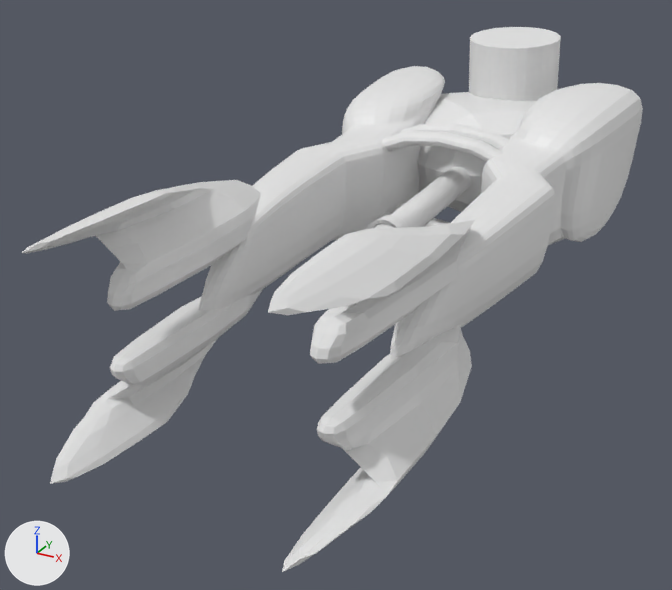
The FBX model Assets/Models/Sniper_Cannon.fbx, before and after one commit.
One viewpoint serves both versions: a camera (50 mm lens) standing at (3.15, -10.15, 2.95) and looking at (-0.56, -3.41, -0.43). Lighting does not change. The marker at lower left points along +X, +Y and +Z. Where no turn or scale is listed for an object, it has been applied to the vertices.
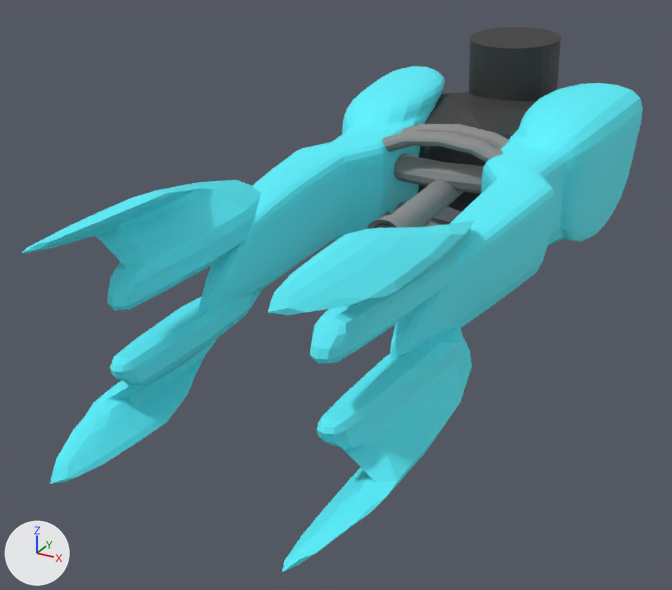
Patch to the scene script:
```diff
--- a/Assets/Models/Sniper_Cannon.fbx.py
+++ b/Assets/Models/Sniper_Cannon.fbx.py
@@ mat_decor @@
+mat_decor = principled_material('Decor')
+mat_decor.base_color = (0.267, 0.267, 0.267)  # grey #8d8d8d
+mat_decor.roughness = 0.69
@@ mat_armor @@
+mat_armor = principled_material('Armor')
+mat_armor.base_color = (0.0972, 0.888, 1.0)  # cyan #58f2ff
+mat_armor.roughness = 0.69
@@ mat_guts @@
+mat_guts = principled_material('Guts')
+mat_guts.base_color = (0.0374, 0.0374, 0.0374)  # black #363636
+mat_guts.roughness = 0.69
@@ me_torus_003 @@
 me_torus_003.from_pydata(...)  # 192 vertices, 192 faces; spans x -1.02..1.02, y -0.12..0.12, z -0.59..0.59
+me_torus_003.materials.append(mat_decor)  # grey #8d8d8d
@@ me_cylinder_007 @@
 me_cylinder_007.from_pydata(...)  # 192 vertices, 162 faces; spans x -0.19..0.19, y -1.63..1.64, z -0.27..0.23
 # used by ob_cylinder_007; location = (-0.16, -1.84, 0.22)
+# me_cylinder_007 part 1: 130 of the faces centred in x -0.17..0.17, y -1.63..1.63, z -0.25..0.15 switch from no material to mat_decor (grey #8d8d8d)
+# me_cylinder_007 part 2: all 32 faces centred in x -0.09..0.09, y -1.52..-1.51, z -0.18..0.0 switch from no material to mat_guts (black #363636)
@@ me_cylinder_008 @@
 me_cylinder_008.from_pydata(...)  # 64 vertices, 34 faces; spans x -0.41..0.56, y -0.69..0.42, z -0.75..0.75
+me_cylinder_008.materials.append(mat_guts)  # black #363636
@@ me_cube_004 @@
 me_cube_004.from_pydata(...)  # 1964 vertices, 1952 faces; spans x -2.12..0.84, y -1.65..4.82, z -0.38..1.51
+me_cube_004.materials.append(mat_armor)  # cyan #58f2ff
@@ me_torus_002 @@
 me_torus_002.from_pydata(...)  # 192 vertices, 192 faces; spans x -1.02..1.02, y -0.12..0.12, z -0.59..0.59
+me_torus_002.materials.append(mat_decor)  # grey #8d8d8d
@@ me_cube_002 @@
 me_cube_002.from_pydata(...)  # 66 vertices, 64 faces; spans x -1.3..1.3, y -1.16..1.29, z -0.58..0.56
+me_cube_002.materials.append(mat_guts)  # black #363636
@@ me_torus @@
+me_torus.from_pydata(...)  # 192 vertices, 192 faces; spans x -1.25..1.25, y -0.8..0.8, z -0.13..0.13
+me_torus.materials.append(mat_decor)  # grey #8d8d8d
@@ ob_torus @@
+ob_torus = bpy.data.objects.new('Torus', me_torus)
+ob_torus.location = (-0.19, -1.25, 0.35)
```

Where the change shows, as pixel boxes [x1, y1, x2, y2] in the pictures (672 x 590 px):
'Cube.001', recoloured (white to cyan): [22, 66, 643, 572] in both
'Cylinder.008', recoloured (grey to black): [469, 27, 561, 101] in both
'Cube.002', recoloured (white to grey): [417, 92, 536, 212] in both
'Torus', added: after [394, 154, 484, 194]
'Torus.005', recoloured (white to grey): [381, 131, 503, 218] in both
'Torus.004', recoloured (white to grey): [394, 124, 509, 227] in both
part 1 of me_cylinder_007, recoloured (white to grey): [366, 180, 463, 229] in both
part 2 of me_cylinder_007, recoloured: [374, 223, 394, 228] in both
